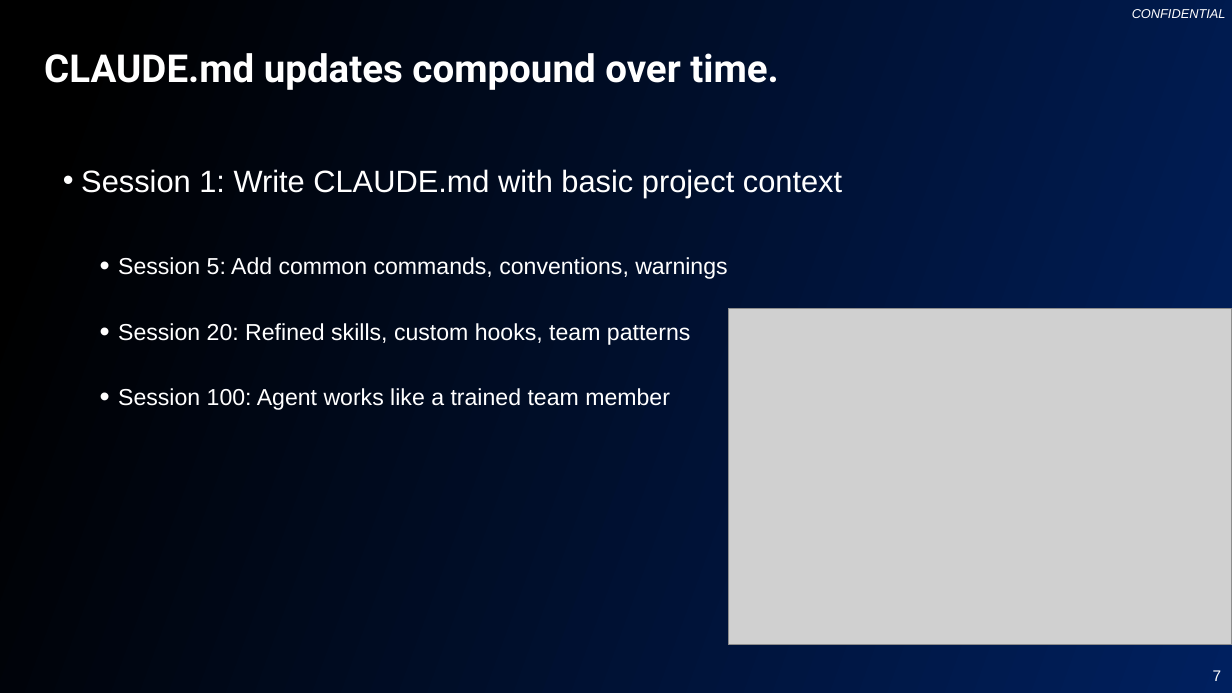
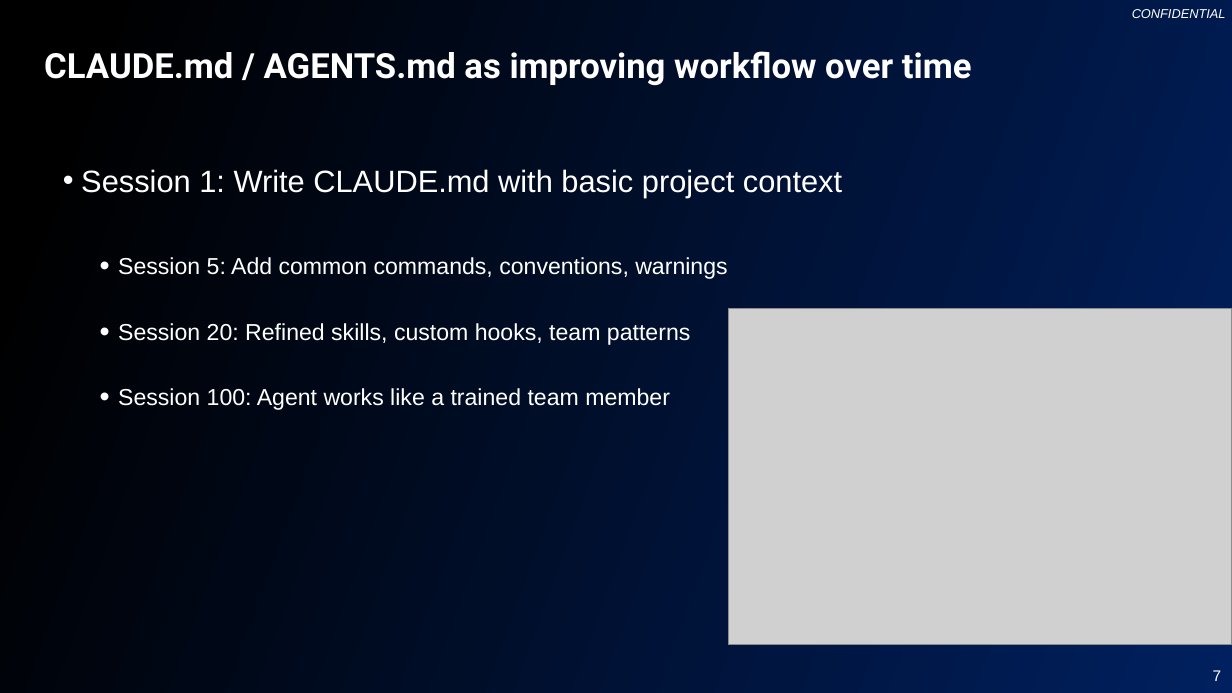
Before and after one commit to changhee-somite/20260114-claude-code, a slide deck: slide 7 of 20260114 Claude-Code-Presentation-v2.pptx. Drawn at 1232x693 pixels with LibreOffice and Linux fonts; fonts in the diff are those of the drawing; grey boxes stand for pictures; background and template pictures are left out. Boxes give left, top, right and bottom in pixels: in the first picture for what was removed or moved away, otherwise in the second. Text is boxed around its words. In the diff, an @@ line names an element or a change of style, - is before the commit and + after.

```diff
--- a/20260114 Claude-Code-Presentation-v2.pptx
+++ b/20260114 Claude-Code-Presentation-v2.pptx
@@ title at (44,51,972,86): text changed; size 30 to 27 pt @@
-CLAUDE.md updates compound over time.
+CLAUDE.md / AGENTS.md as improving workflow over time
```
Also in this commit, not shown: 5 other slides changed, 2 slides added.
